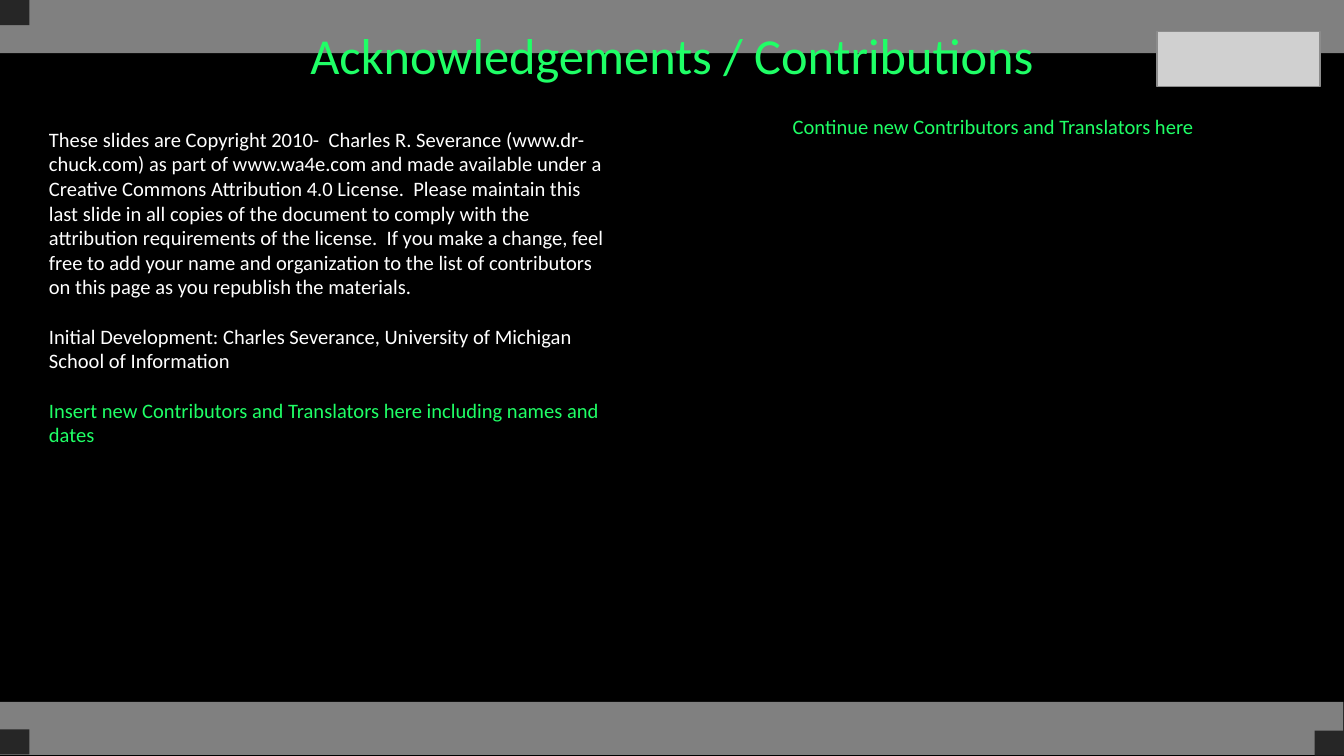
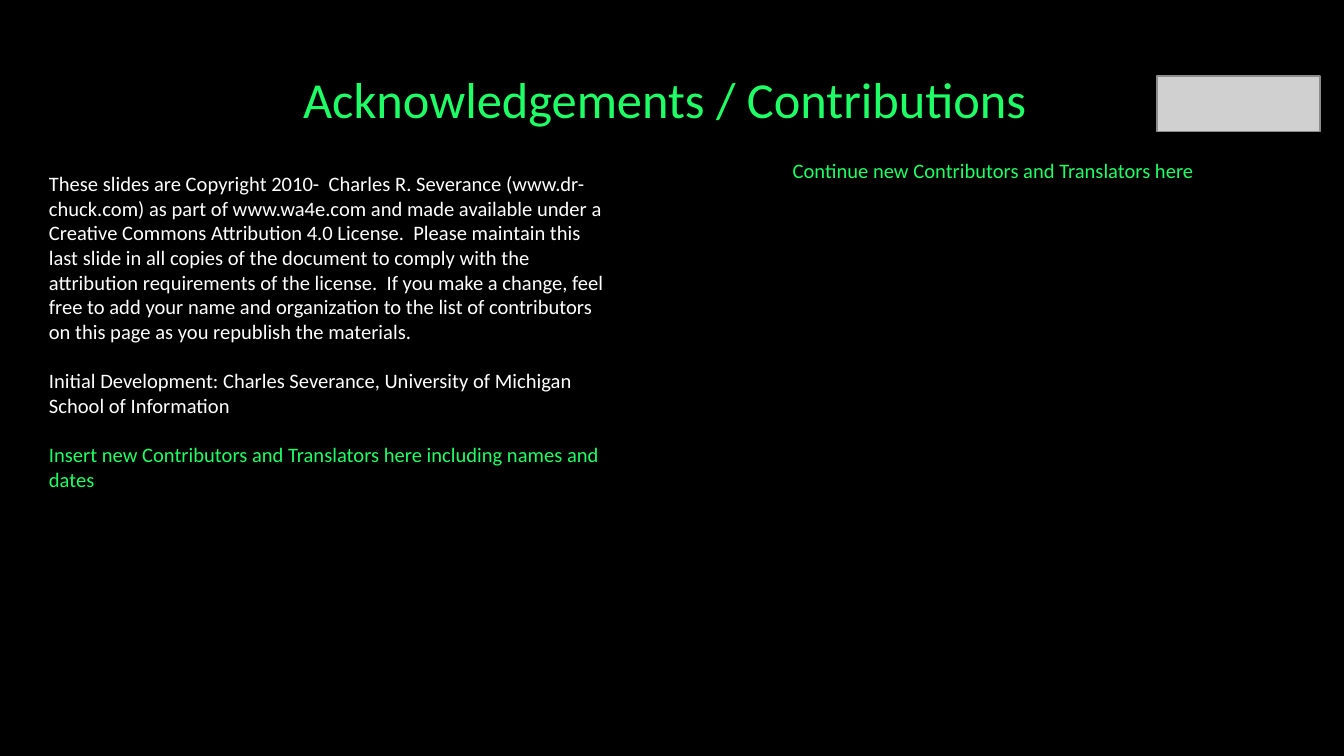
Before and after one commit to csev/wa4e, a slide deck: slide 29 of lectures/PHP-04-Arrays.ppt. Drawn at 1344x756 pixels with LibreOffice and Linux fonts; fonts in the diff are those of the drawing; grey boxes stand for pictures. Boxes give left, top, right and bottom in pixels: in the first picture for what was removed or moved away, otherwise in the second. Text is boxed around its words. In the diff, an @@ line names an element or a change of style, - is before the commit and + after.

```diff
--- a/lectures/PHP-04-Arrays.ppt
+++ b/lectures/PHP-04-Arrays.ppt
@@ rectangle removed at (x1=0, y1=0, x2=1344, y2=54) @@
@@ rectangle removed at (x1=0, y1=0, x2=30, y2=26) @@
@@ title "Acknowledgements / Contributions" rewrapped from (x1=310, y1=32, x2=1033, y2=86) to (x1=303, y1=83, x2=1026, y2=127) @@
@@ picture moved from (x1=1157, y1=31, x2=1320, y2=86) to (x1=1157, y1=77, x2=1320, y2=132) @@
@@ text "These slides are Copyright 2010- ..." moved from (x1=49, y1=132, x2=603, y2=442) to (x1=49, y1=176, x2=603, y2=487) @@
@@ text "Continue new Contributors and Translators ..." moved from (x1=793, y1=119, x2=1193, y2=134) to (x1=793, y1=163, x2=1193, y2=178) @@
@@ rectangle at (x1=0, y1=702, x2=1344, y2=755): fill #808080 to #000000 @@
@@ rectangle removed at (x1=0, y1=730, x2=30, y2=755) @@
@@ rectangle removed at (x1=1314, y1=731, x2=1344, y2=756) @@
```
Also in this commit, not shown: 28 other slides changed, 1 other file.
